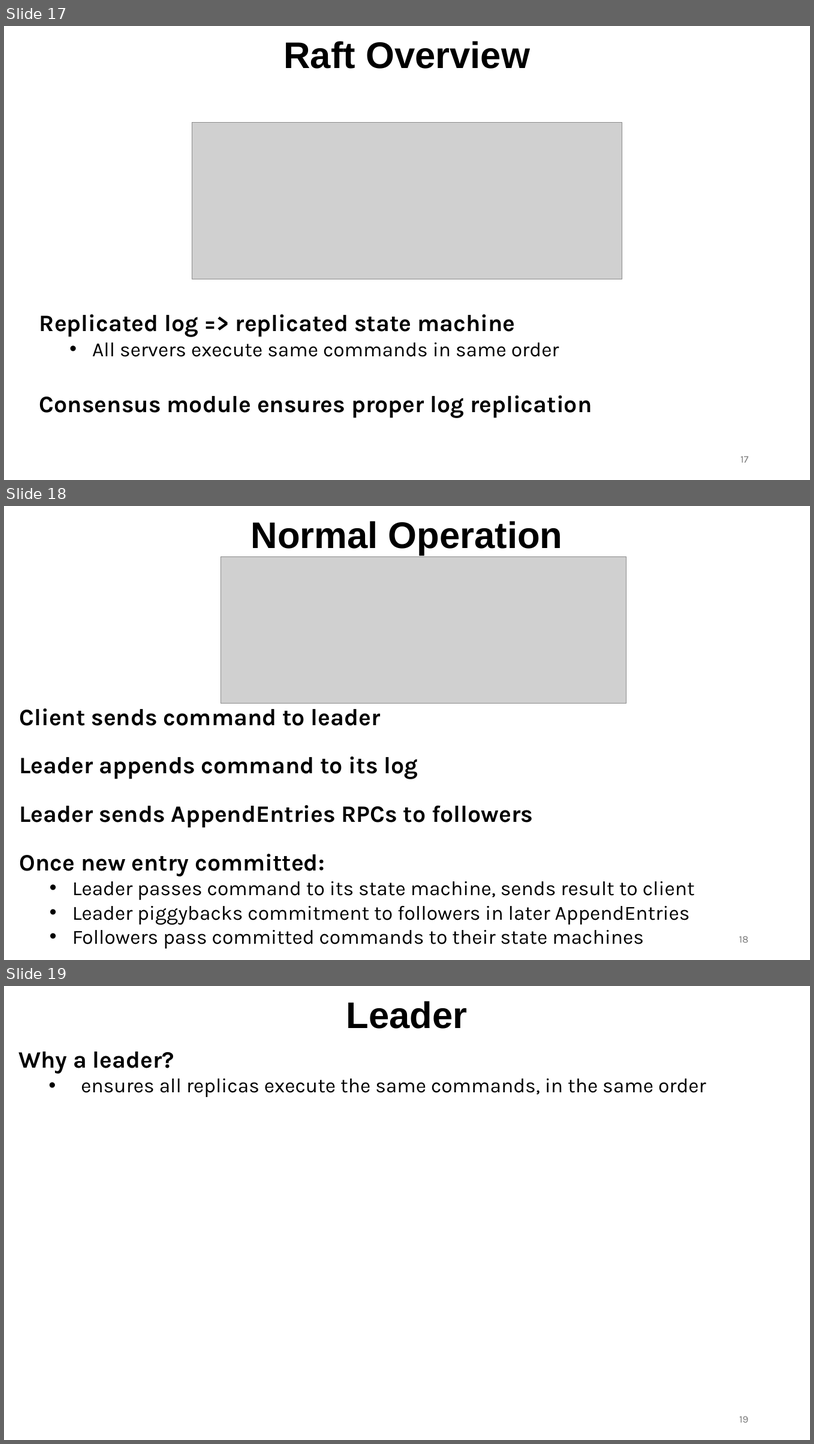
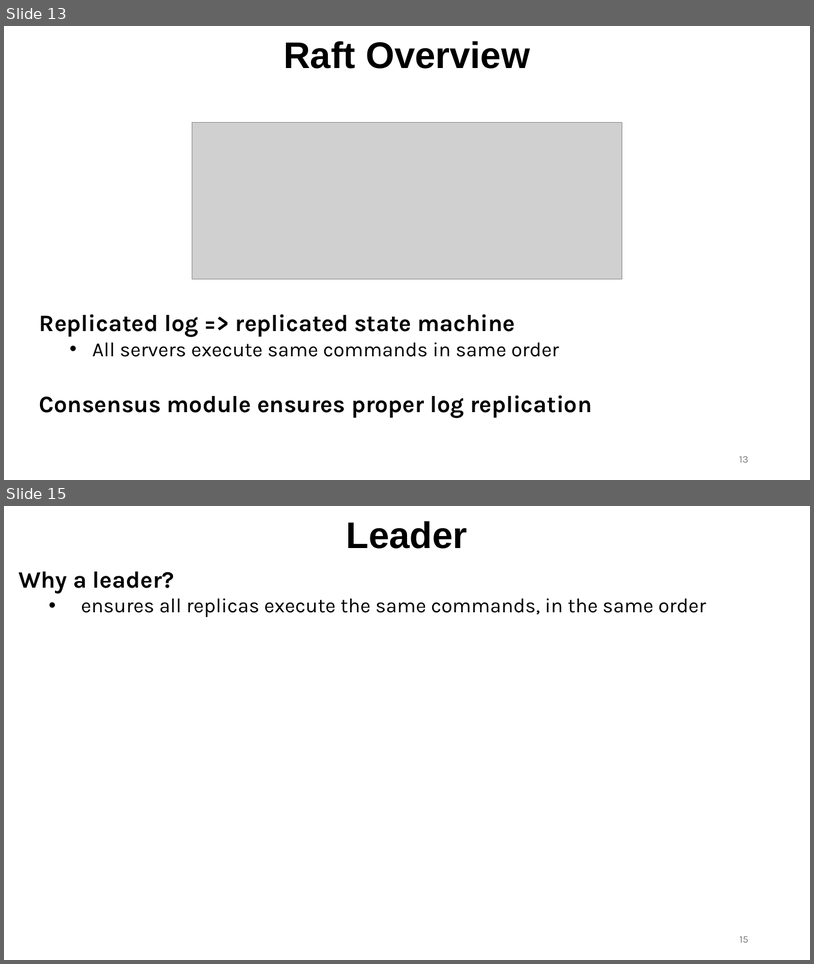
Before and after one commit to ec528/ec528.github.io, a slide deck: slides/fall26/6-raft-1.pptx. Shown one above the other, each under a label of ours: slides 17, 18 and 19 before the commit, slides 13 and 15 after it; the slides between them are not shown. The pictures are 814x1444 and 814x964 pixels, drawn with LibreOffice and Linux fonts; fonts in the diff are those of the drawing; grey boxes stand for pictures. Boxes give left, top, right and bottom in pixels: in the first picture for what was removed or moved away, otherwise in the second. Text is boxed around its words. In the diff, an @@ line names an element or a change of style, - is before the commit and + after.

```diff
--- a/slides/fall26/6-raft-1.pptx
+++ b/slides/fall26/6-raft-1.pptx
@@ slide 18 removed at bbox=[4, 506, 810, 960], background #FFFFFF @@
@@ title removed at bbox=[251, 521, 563, 555] @@
-Normal Operation
@@ picture removed at bbox=[221, 557, 626, 704] @@
@@ text removed at bbox=[20, 708, 695, 948] @@
-Client sends command to leader
-Leader appends command to its log
-Leader sends AppendEntries RPCs to followers
-Once new entry committed:
-  • Leader passes command to its state machine, sends result to client
-  • Leader piggybacks commitment to followers in later AppendEntries
-  • Followers pass committed commands to their state machines
@@ page number removed at bbox=[740, 936, 749, 942] @@
-18
@@ what was slide 17 is now slide 13 @@
@@ page number at bbox=[740, 456, 749, 462]: text changed @@
-17
+13
@@ what was slide 19 is now slide 15 @@
@@ page number at bbox=[740, 936, 749, 942]: text changed @@
-19
+15
```
Also in this commit, not shown: 11 slides changed, 6 slides added, 8 other slides removed.
